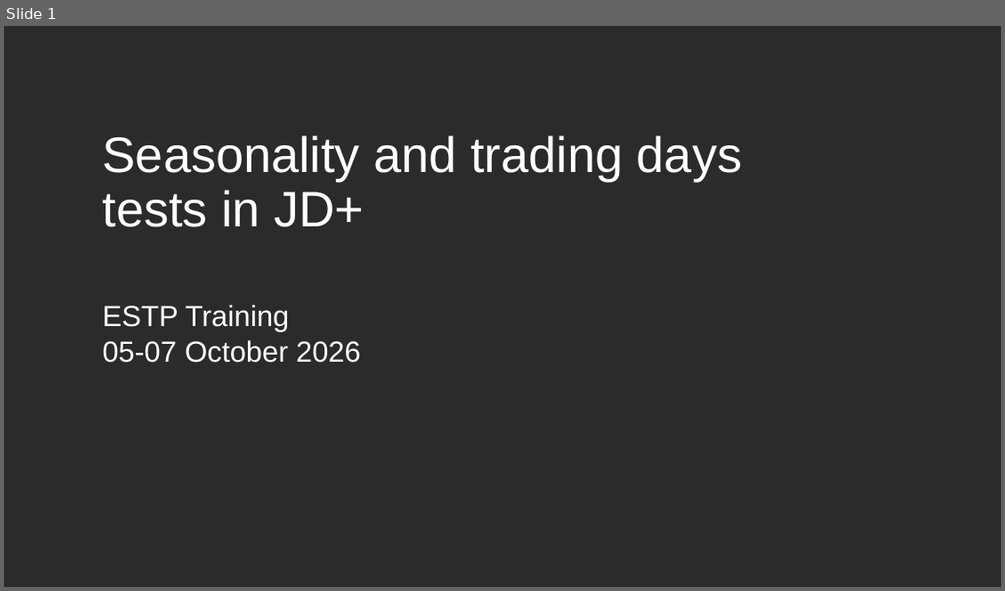
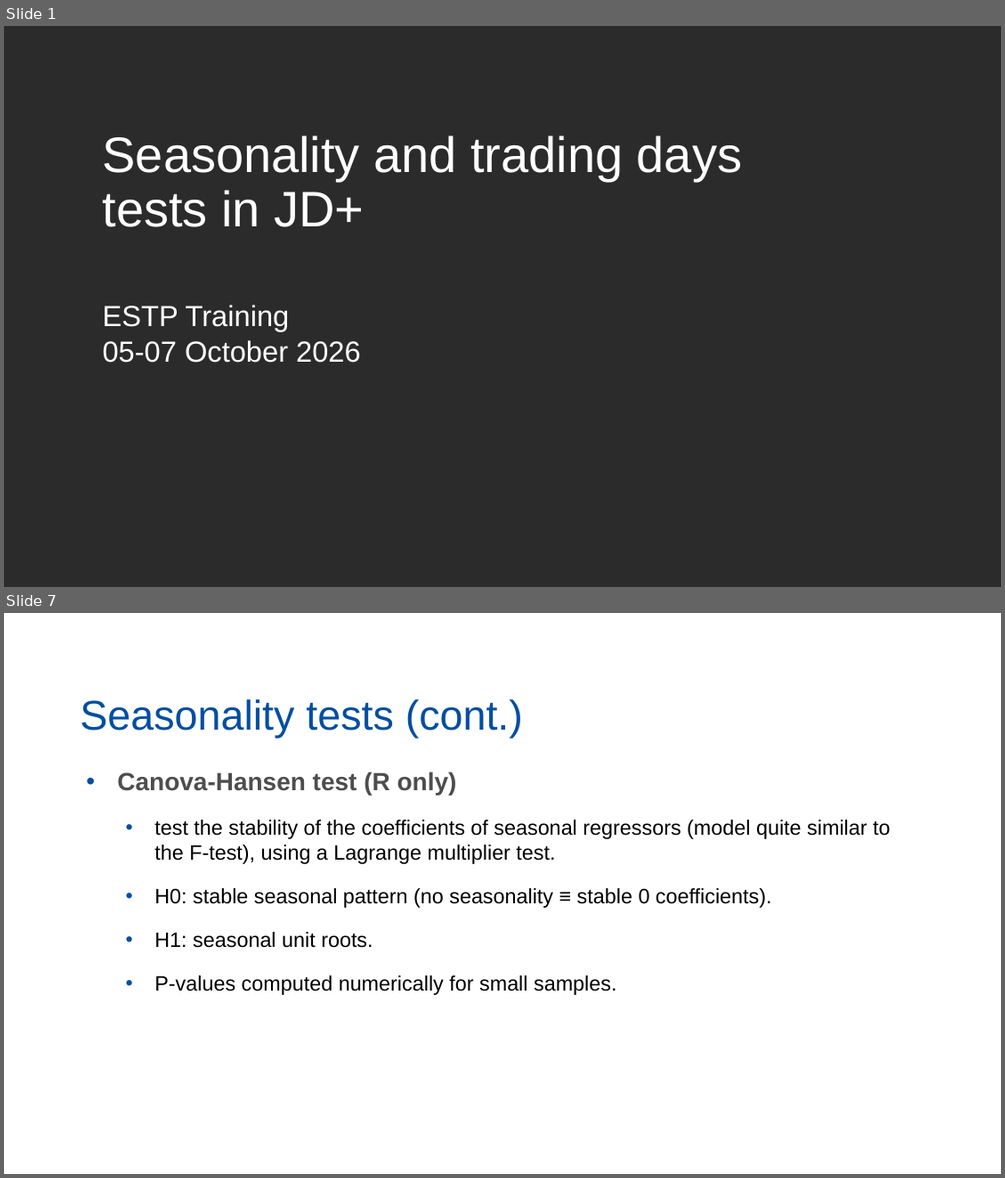
Before and after one commit to palatej/ESTP2026, a slide deck: 1.6 Seasonality tests.pptx. Shown one above the other, each under a label of ours: slide 1 before the commit, slides 1 and 7 after it; the slides between them are not shown. The pictures are 1005x591 and 1005x1178 pixels, drawn with LibreOffice and Linux fonts; fonts in the diff are those of the drawing; background and template pictures are left out; a plain dark background stands for a picture behind light text. Boxes give left, top, right and bottom in pixels: in the first picture for what was removed or moved away, otherwise in the second. Text is boxed around its words. In the diff, an @@ line names an element or a change of style, - is before the commit and + after.

Commit message:
cont.

```diff
--- a/1.6 Seasonality tests.pptx
+++ b/1.6 Seasonality tests.pptx
@@ slide 7 added at <box>4,613,1001,1174</box>, background #FFFFFF @@
@@ title added at <box>80,699,523,738</box>, 40 pt, text #034EA2 @@
+Seasonality tests (cont.)
@@ text added at <box>117,771,890,995</box>, 20 pt, text #000000 @@
+• Canova-Hansen test (R only)
+  • test the stability of the coefficients of seasonal regressors (model quite similar to the F-test), using a Lagrange multiplier test.
+  • H0: stable seasonal pattern (no seasonality ≡ stable 0 coefficients).
+  • H1: seasonal unit roots.
+  • P-values computed numerically for small samples.
```
Also in this commit, not shown: 9 other slides added, 16 slides removed, 5 other files.
